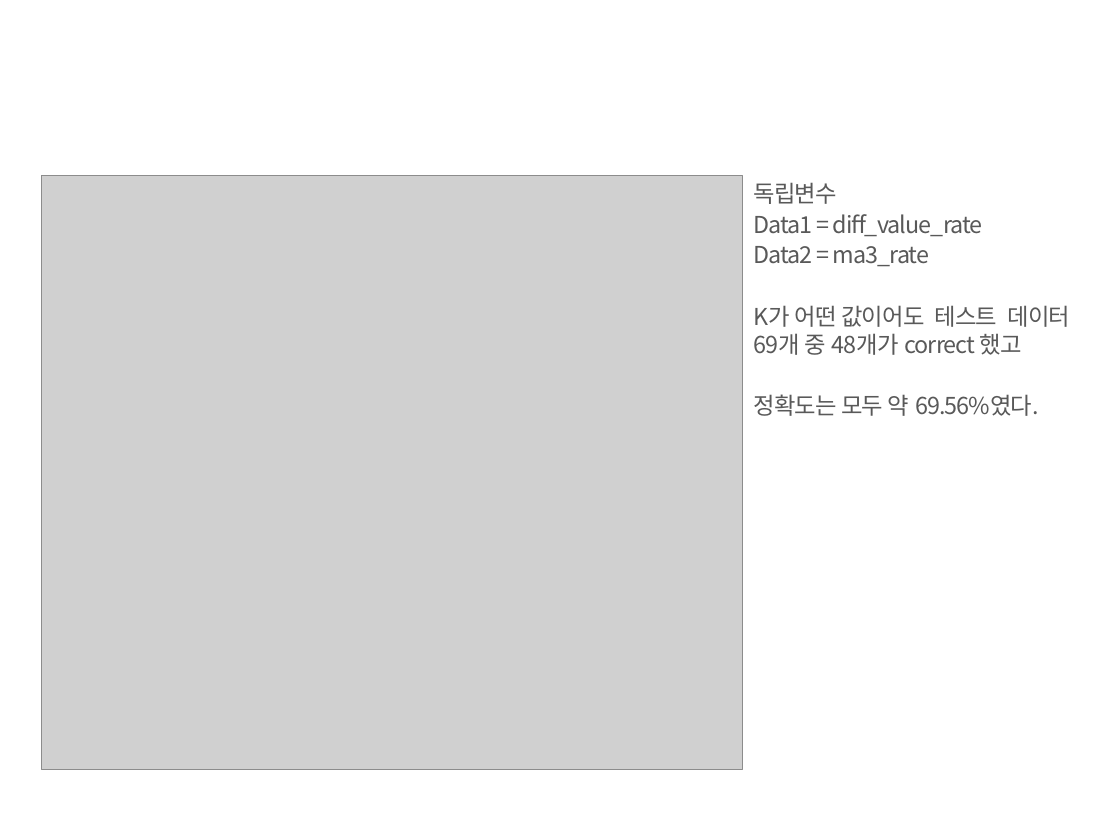
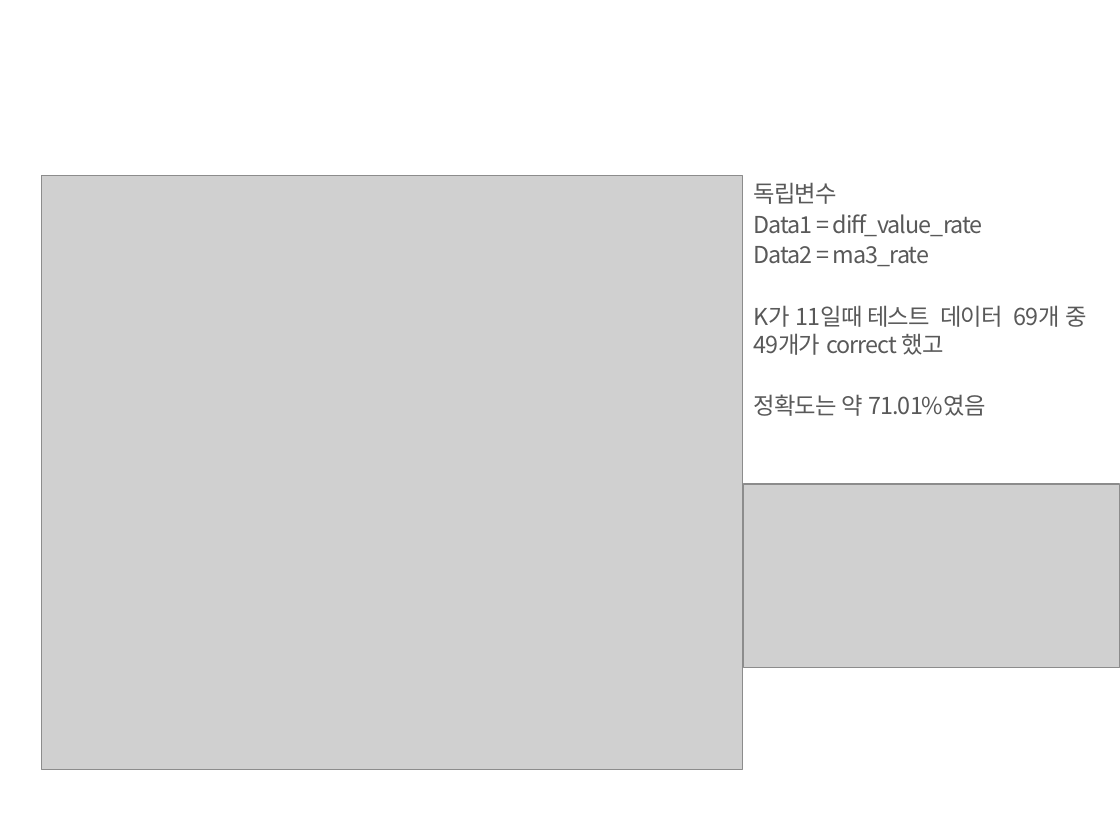
Before and after one commit to leeyunbo/stock_data_knn, a slide deck: slide 10 of practices/빅데이터 팀프로젝트.pptx (slide 9 before the commit). Drawn at 1120x840 pixels with LibreOffice and Linux fonts; fonts in the diff are those of the drawing; grey boxes stand for pictures; background and template pictures are left out. Boxes give left, top, right and bottom in pixels: in the first picture for what was removed or moved away, otherwise in the second. Text is boxed around its words. In the diff, an @@ line names an element or a change of style, - is before the commit and + after.

```diff
--- a/practices/빅데이터 팀프로젝트.pptx
+++ b/practices/빅데이터 팀프로젝트.pptx
@@ text at (x1=754, y1=305, x2=1086, y2=416): text changed @@
-K가 어떤 값이어도 테스트 데이터 69개 중 48개가 correct 했고
-정확도는 모두 약 69.56%였다.
+K가 11일때 테스트 데이터 69개 중 49개가 correct 했고
+정확도는 약 71.01%였음
@@ picture added at (x1=744, y1=484, x2=1120, y2=668) @@
```
Also in this commit, not shown: 10 other slides changed, 1 slide added, 55 other files.
